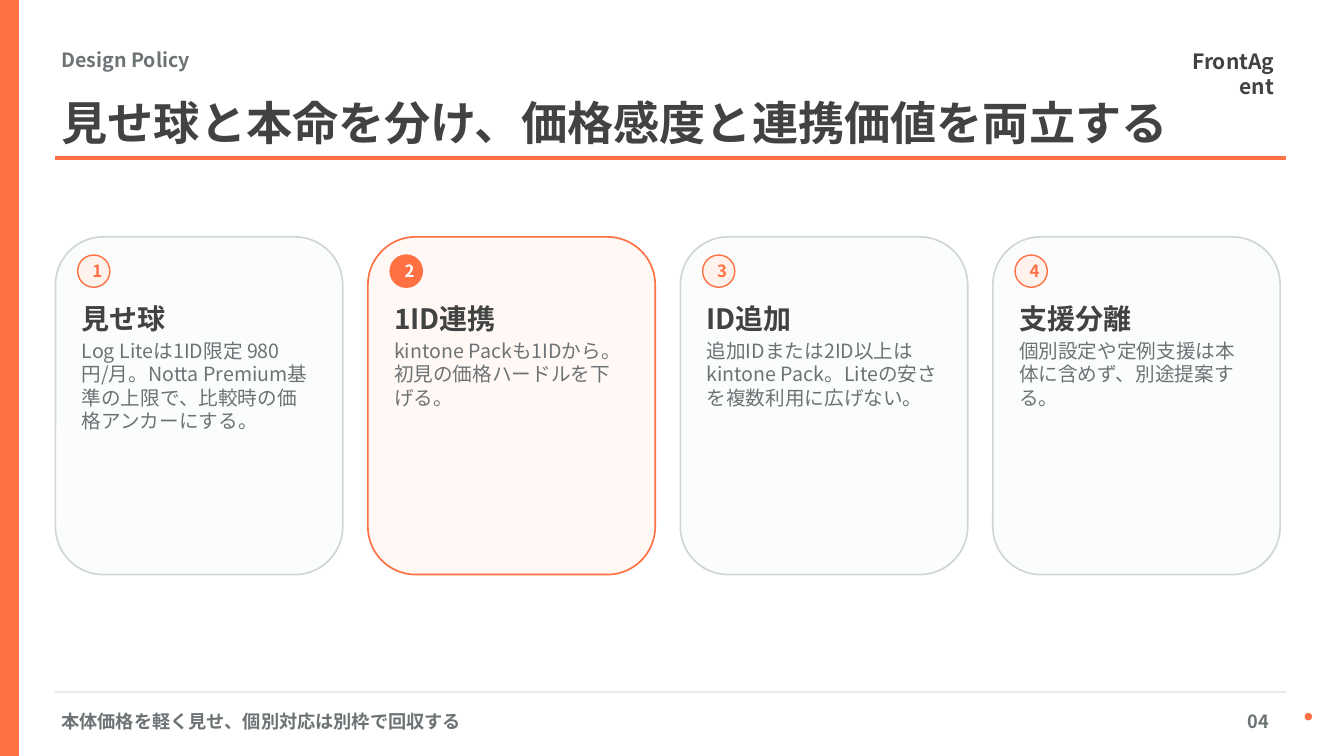
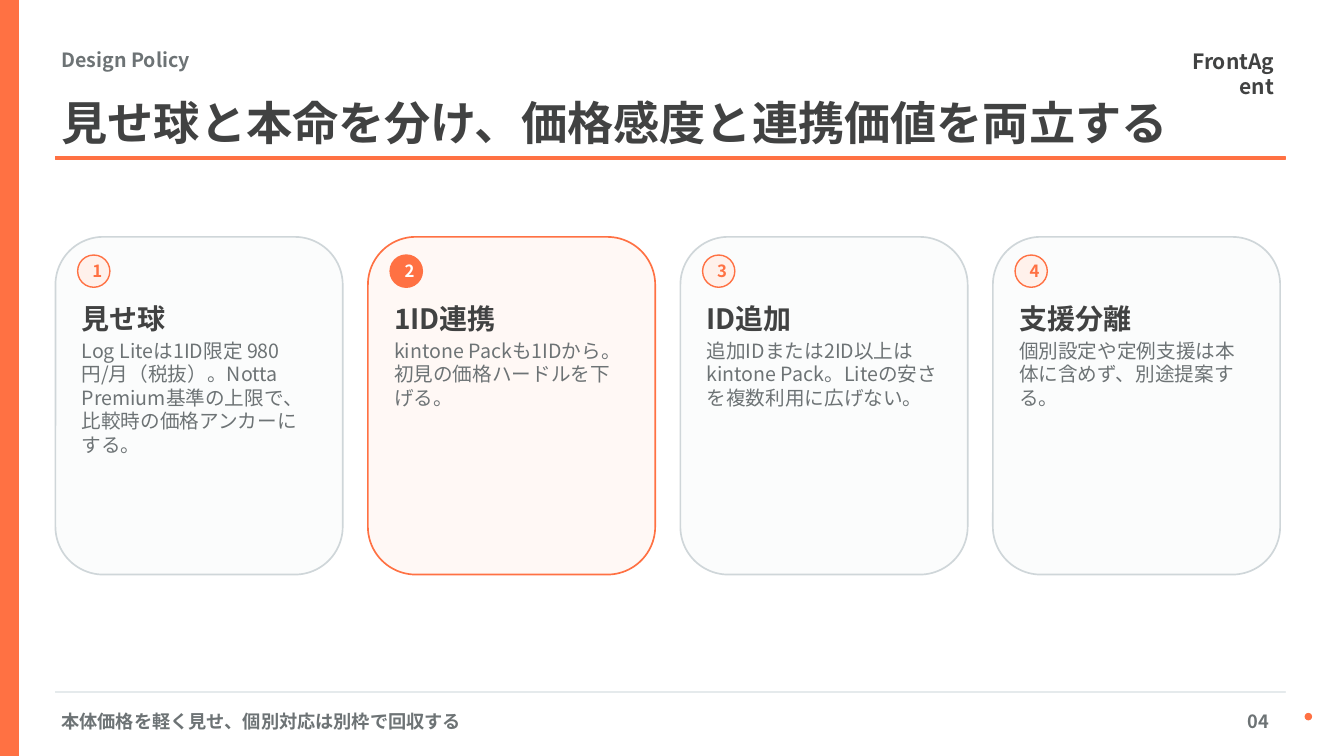
Before and after one commit to zumizumi-3/zumi-dev-lab, a slide deck: slide 4 of deck-system/decks/umee-sbcs-kintone-plan/exports/umee-sbcs-kintone-plan-editable.pptx. Drawn at 1344x756 pixels with LibreOffice and Linux fonts; fonts in the diff are those of the drawing. Boxes give left, top, right and bottom in pixels: in the first picture for what was removed or moved away, otherwise in the second. Text is boxed around its words. In the diff, an @@ line names an element or a change of style, - is before the commit and + after.

```diff
--- a/deck-system/decks/umee-sbcs-kintone-plan/exports/umee-sbcs-kintone-plan-editable.pptx
+++ b/deck-system/decks/umee-sbcs-kintone-plan/exports/umee-sbcs-kintone-plan-editable.pptx
@@ text at [82, 341, 303, 453]: text changed @@
-Log Liteは1ID限定 980円/月。Notta Premium基準の上限で、比較時の価格アンカーにする。
+Log Liteは1ID限定 980円/月（税抜）。Notta Premium基準の上限で、比較時の価格アンカーにする。
```
Also in this commit, not shown: 6 other slides changed, 31 other files.
